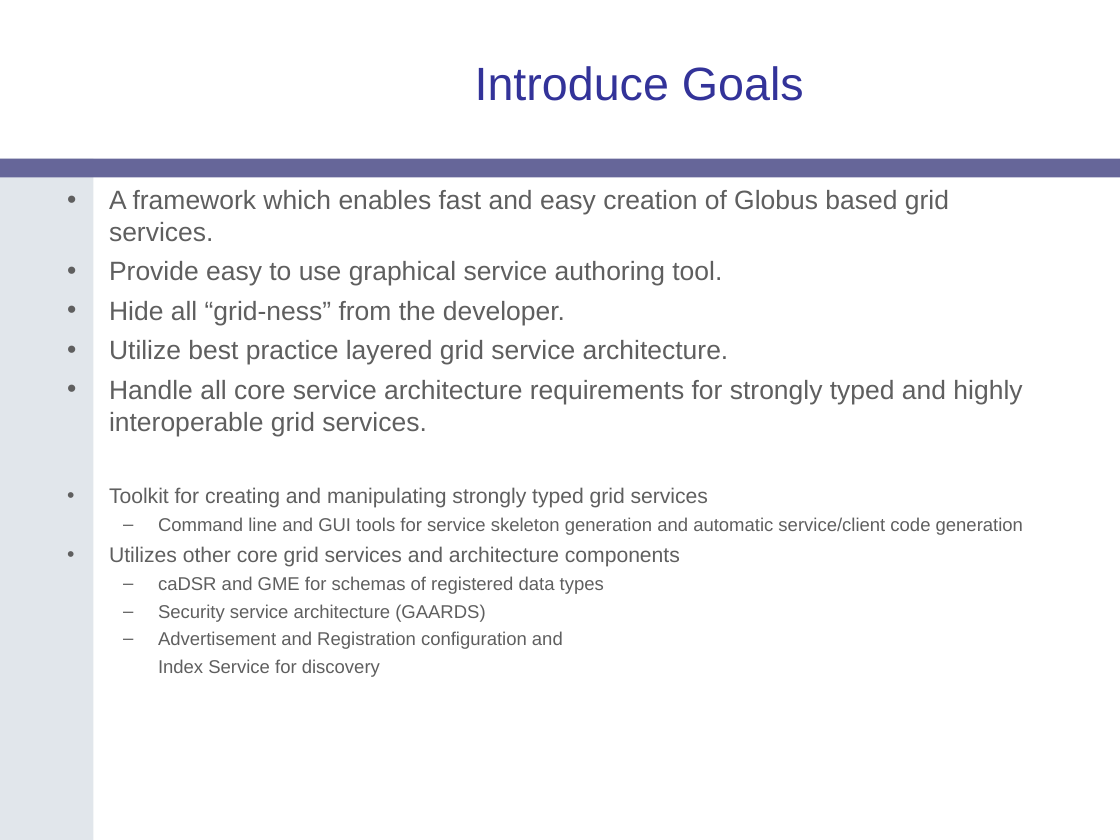
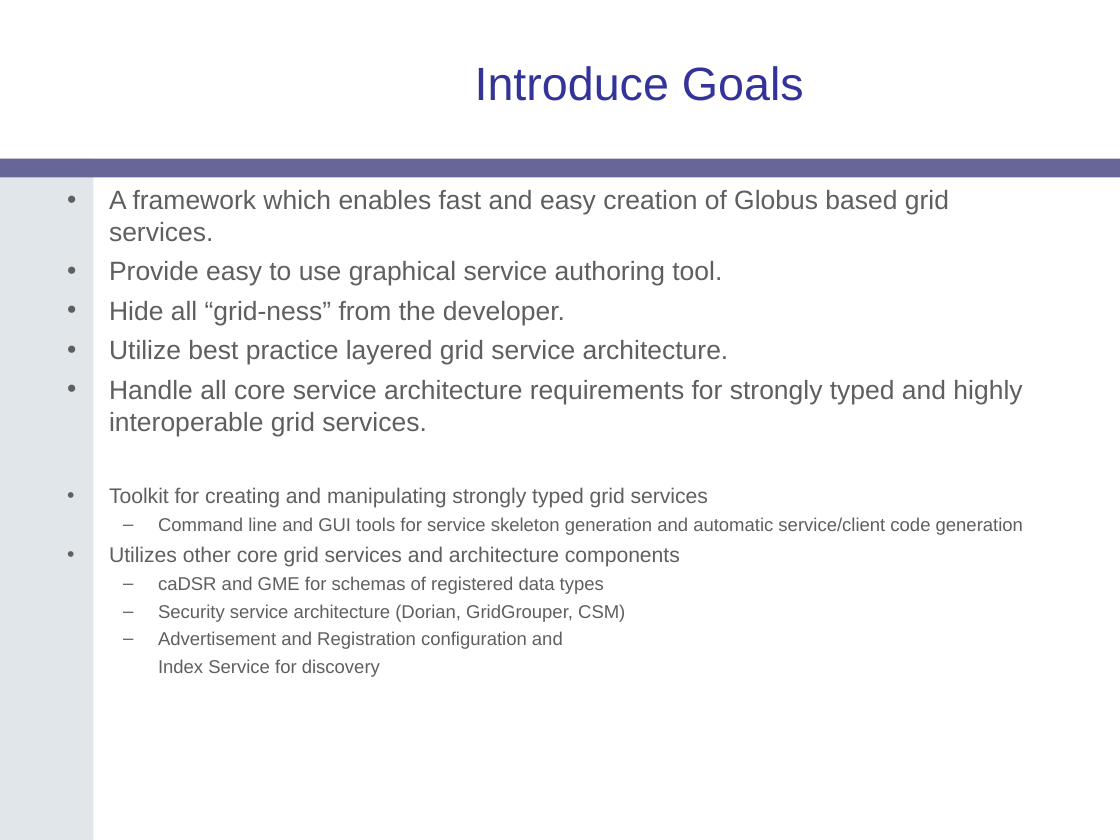
Before and after one commit to NCIP/cagrid-portal, a slide deck: slide 2 of cagrid-1-0/Documentation/presentations/introduce/Introduce-OGF19.ppt. Drawn at 1120x840 pixels with LibreOffice and Linux fonts; fonts in the diff are those of the drawing; background and template pictures are left out. Boxes give left, top, right and bottom in pixels: in the first picture for what was removed or moved away, otherwise in the second. Text is boxed around its words. In the diff, an @@ line names an element or a change of style, - is before the commit and + after.

```diff
--- a/cagrid-1-0/Documentation/presentations/introduce/Introduce-OGF19.ppt
+++ b/cagrid-1-0/Documentation/presentations/introduce/Introduce-OGF19.ppt
@@ text at (158,604,625,622): text changed @@
-  – Security service architecture (GAARDS)
+  – Security service architecture (Dorian, GridGrouper, CSM)
```
Also in this commit, not shown: 4 other slides changed, 1 slide removed, 1 other file.
